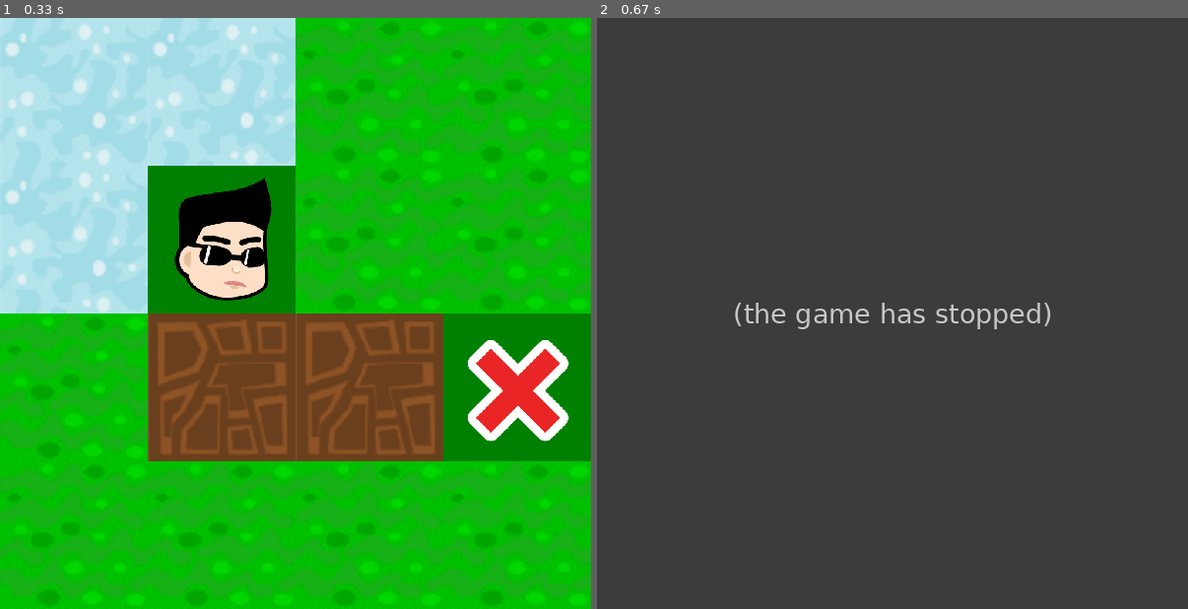
Above: before the commit, frames 1-2 (left to right).
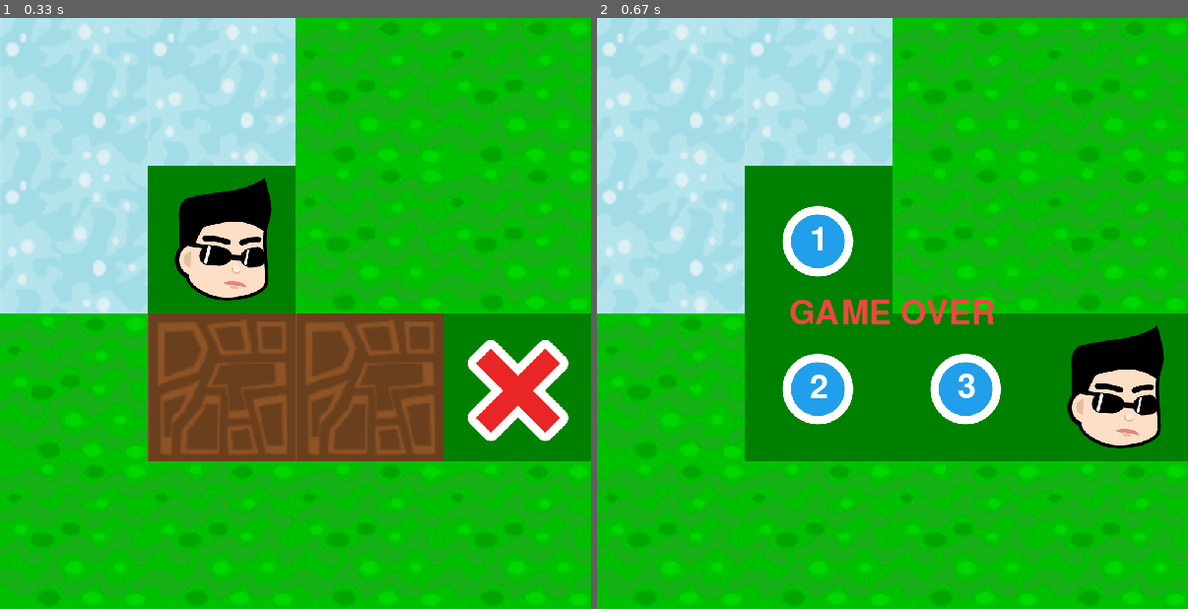
Above: after the commit, the same moments.

Repository: lamijakoca/AI-PyGames
Game: pygame game, started from PyTanja/main.py
Two runs of this game, one before a commit and one after it. Both use one fixed random seed, a clock stepped at 60 frames per second and the inputs below.
Inputs:
- Up to frame 1 (0.33 s): no input
- Up to frame 2 (0.67 s): tap Enter at 0.33 s

Frame 1 is identical in both runs. In frame 2, 100% of the frame differs, in the area x 0-100%, y 0-100%.
Before the commit the program exited at 0.33 s; later frames show no game.

Commit message:
comments and prints

Diff:
--- a/PyTanja/game.py
+++ b/PyTanja/game.py
@@ -8,7 +8,7 @@
     def __init__(self):
         self.path_cost = 0
         pygame.display.set_caption("PyTanja")
-        #need to check
+        # load/run maps
         values = Game.load_map(sys.argv[1] if len(sys.argv) > 1 else os.path.join(configuration.MAPS_FOLDER, 'map0.txt'))
         self.char_map = values[0]
         self.start = values[1:3]
@@ -49,9 +49,7 @@
             tile_map.append(map_row)
         self.tile_map = tile_map
         self.tilesSprites.add(Goal(self.goal[0], self.goal[1]))
-
-        # ili ostaviti da cita samo iz scope.py fajla ili napraviti da cita i iz agent foldera
-        module = __import__('scope')
+        # run agents
         module2 = __import__('agents')
         class_ = getattr(module2, sys.argv[2] if len(sys.argv) > 2 else 'ExampleAgent')
         self.agent = class_(self.start[0], self.start[1], f'{sys.argv[2]}.png' if len(sys.argv) > 2 else 'ExampleAgent.png')
@@ -66,6 +64,7 @@
         path = self.agent.get_agent_path(self.tile_map, self.goal)
         original_path = [p for p in path]
         print(f"Path: {', '.join([str(p.position()) for p in path])}")
+        print(f"Path cost: {sum([trace.cost() for trace in path])}")
         tile = path.pop(0)
         x, y = tile.position()
         self.path_cost = tile.cost()
@@ -120,7 +119,9 @@
     def draw(self):
         self.screen.fill(configuration.BLACK, rect=(0, configuration.HEIGHT, configuration.WIDTH, configuration.RIBBON_HEIGHT))
         self.tilesSprites.draw(self.screen)
+        # draw background around numbers (steps)
         self.trailsSprites.draw(self.screen)
+        # draw steps
         for t in self.trailsSprites:
             t.draw(self.screen)
         self.agentsSprites.draw(self.screen)
@@ -148,9 +149,15 @@
         except Exception as ex:
             raise ex
 
+    def quit(self):
+        self.running = False
+
     def events(self):
+        # space - pokrenuti i zaustaviti
+        # enter = prikazati konacnu putanju do cilja
+        # esc - prekinuti i zatvoriti prozor
         for event in pygame.event.get():
-            if event.type == pygame.QUIT or event.type == pygame.KEYDOWN:
+            if event.type == pygame.QUIT or event.type == pygame.KEYDOWN and event.key == pygame.K_ESCAPE:
                 self.quit()
             if self.game_over:
                 return
@@ -159,8 +166,5 @@
             elif event.type == pygame.KEYDOWN and event.key in(pygame.K_RETURN, pygame.K_KP_ENTER):
                 raise EndGame()
 
-    def quit(self):
-        self.running = False
-
 class EndGame(Exception):
     pass
